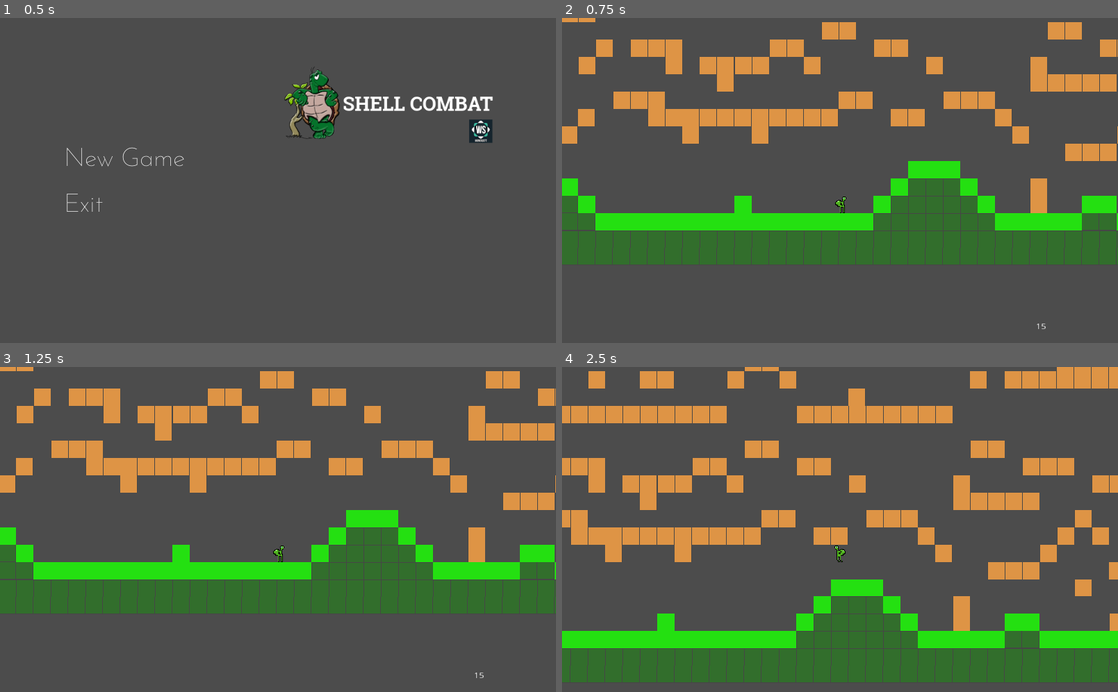
Above: before the commit, frames 1-4 (two rows, left to right).
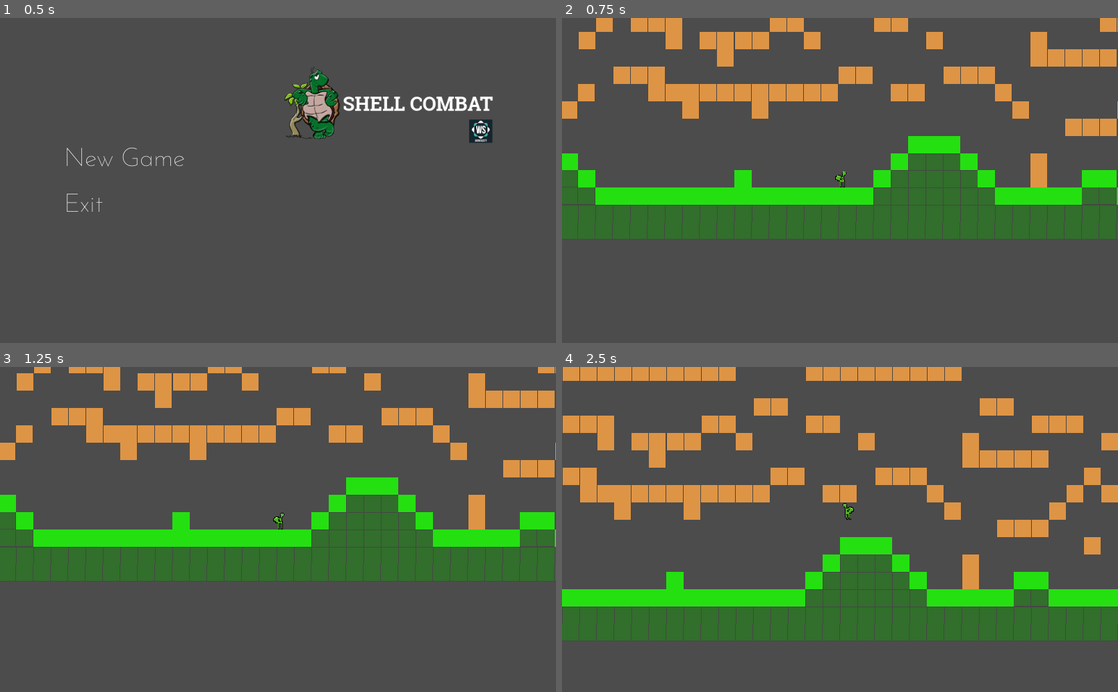
Above: after the commit, the same moments.

Repository: llister15/SCDM
Game: Godot game, scene res://Scenes/Menu/Main Menu.tscn
Same seed, same stepped clock (60 frames per second), same inputs: the game is played once before the commit and once after it.
Inputs (mouse positions are in pixels of both pictures, inside the frame that each line leads up to):
- Up to frame 1 (0.5 s): no input
- Up to frame 2 (0.75 s): click "New Game" at 0.5 s
- Up to frame 3 (1.25 s): no input
- Up to frame 4 (2.5 s): move the mouse to (962, 513) at 1.27 s; hold Right (ui_right) from 1.28 s (still down); tap E (Interact) at 1.35 s; tap Space (jump) at 1.52, 2.27 s; move the mouse to (728, 545) at 2.02 s; click (728, 545) at 2.1 s

Frame 1 is identical in both runs. In frame 2, 38% of the frame differs, in the area x 0-100%, y 0-96%; in frame 3, 42%; in frame 4, 52%, in the area x 0-100%, y 0-98%.

Commit message:
gun update

Diff:
--- a/Scenes/Assets/9mm.tscn
+++ b/Scenes/Assets/9mm.tscn
@@ -7,7 +7,7 @@
 
 [node name="9mm" type="RigidBody2D"]
 collision_layer = 4
-collision_mask = 15
+collision_mask = 14
 
 [node name="Sprite" type="Sprite" parent="."]
 scale = Vector2( 0.5, 0.5 )
--- a/Scenes/Assets/player.tscn
+++ b/Scenes/Assets/player.tscn
@@ -107,10 +107,9 @@
 texture = ExtResource( 2 )
 vframes = 3
 hframes = 5
-frame = 1
 
 [node name="Weapon equiper" type="Node2D" parent="Sprite"]
-position = Vector2( 4.86565, 2.76954 )
+position = Vector2( 1.05293, 0.8754 )
 
 [node name="AnimationPlayer" type="AnimationPlayer" parent="."]
 anims/Idle = SubResource( 1 )
@@ -127,22 +126,19 @@
 position = Vector2( 1.05293, -15.133 )
 shape = SubResource( 15 )
 
+[node name="JumpSound" type="AudioStreamPlayer2D" parent="."]
+stream = ExtResource( 3 )
+
 [node name="Camera2D" type="Camera2D" parent="."]
-scale = Vector2( 1.36, 1 )
 current = true
-smoothing_speed = 9.0
-offset_v = -1.0
+smoothing_enabled = true
+smoothing_speed = 8.0
 
 [node name="Label" type="Label" parent="Camera2D"]
-margin_left = 200.0
-margin_top = 200.0
-margin_right = 280.0
-margin_bottom = 220.0
-align = 2
-valign = 1
+margin_left = 360.954
+margin_top = 243.092
+margin_right = 400.954
+margin_bottom = 257.092
 __meta__ = {
 "_edit_use_anchors_": false
 }
-
-[node name="JumpSound" type="AudioStreamPlayer2D" parent="."]
-stream = ExtResource( 3 )
--- a/Scenes/Levels/2nd level.tscn
+++ b/Scenes/Levels/2nd level.tscn
@@ -1,8 +1,8 @@
-[gd_scene load_steps=13 format=2]
-
+[gd_scene load_steps=14 format=2]
+
+[ext_resource path="res://Scripts/Game_manager.gd" type="Script" id=1]
 [ext_resource path="res://Scenes/Assets/player.tscn" type="PackedScene" id=2]
 [ext_resource path="res://Sprites/TileSets/TileSet Asphalt.png" type="Texture" id=3]
-
 
 [sub_resource type="ConvexPolygonShape2D" id=1]
 points = PoolVector2Array( 32, 32, 0, 32, 0, 0, 32, 0 )
@@ -222,7 +222,8 @@
 } ]
 10/z_index = 0
 
-[node name="Test Movement World" type="Node"]
+[node name="2nd Level" type="Node"]
+script = ExtResource( 1 )
 
 [node name="Background" type="Sprite" parent="."]
 position = Vector2( 48.7479, -62.0965 )
--- a/Scenes/Levels/3rd level.tscn
+++ b/Scenes/Levels/3rd level.tscn
@@ -1,5 +1,6 @@
-[gd_scene load_steps=13 format=2]
-
+[gd_scene load_steps=14 format=2]
+
+[ext_resource path="res://Scripts/Game_manager.gd" type="Script" id=1]
 [ext_resource path="res://Scenes/Assets/player.tscn" type="PackedScene" id=2]
 [ext_resource path="res://Sprites/TileSets/TileSet Asphalt.png" type="Texture" id=3]
 
@@ -221,7 +222,8 @@
 } ]
 10/z_index = 0
 
-[node name="Test Movement World" type="Node"]
+[node name="3rd level" type="Node"]
+script = ExtResource( 1 )
 
 [node name="Background" type="Sprite" parent="."]
 position = Vector2( 48.7479, -62.0965 )
--- a/Scenes/Levels/Test Movement World.tscn
+++ b/Scenes/Levels/Test Movement World.tscn
@@ -1,5 +1,6 @@
-[gd_scene load_steps=13 format=2]
-
+[gd_scene load_steps=14 format=2]
+
+[ext_resource path="res://Scripts/Game_manager.gd" type="Script" id=1]
 [ext_resource path="res://Scenes/Assets/player.tscn" type="PackedScene" id=2]
 [ext_resource path="res://Sprites/TileSets/TileSet Asphalt.png" type="Texture" id=3]
 
@@ -222,15 +223,18 @@
 10/z_index = 0
 
 [node name="Test Movement World" type="Node"]
+script = ExtResource( 1 )
 
 [node name="Player" parent="." instance=ExtResource( 2 )]
 position = Vector2( 2, 0 )
+collision_mask = 10
 
 [node name="TileMap" type="TileMap" parent="."]
+z_index = -2
 tile_set = SubResource( 10 )
 cell_size = Vector2( 32, 32 )
 collision_layer = 8
-collision_mask = 0
+collision_mask = 7
 format = 1
 tile_data = PoolIntArray( -1310743, 1610612740, 0, -1376235, 1610612740, 0, -1245207, 1610612740, 0, -1310699, 16106127 …(7366 unchanged characters)…
 
--- a/Scenes/Menu/Main Menu.tscn
+++ b/Scenes/Menu/Main Menu.tscn
@@ -1,9 +1,10 @@
-[gd_scene load_steps=5 format=2]
+[gd_scene load_steps=6 format=2]
 
 [ext_resource path="res://Scenes/Menu/shellcombat-logo.png" type="Texture" id=1]
 [ext_resource path="res://Scenes/Menu/buttons/MenuButton.tscn" type="PackedScene" id=2]
 [ext_resource path="res://Sounds/POL-cheerful-day-short.ogg" type="AudioStream" id=3]
 [ext_resource path="res://Scenes/Menu/buttons/ExitButton.tscn" type="PackedScene" id=4]
+[ext_resource path="res://Scripts/Game_manager.gd" type="Script" id=5]
 
 [node name="TitleScreen" type="Control"]
 anchor_right = 1.0
@@ -12,6 +13,7 @@
 margin_top = 3.1579
 margin_right = -2.10522
 margin_bottom = 3.1579
+script = ExtResource( 5 )
 __meta__ = {
 "_edit_use_anchors_": false
 }
--- a/Scripts/Game_Manager.gd
+++ b/Scripts/Game_Manager.gd
@@ -1,10 +1 @@
 extends Node
-
-
-func _ready():
-	var new_player = preload('res://Scenes/Assets/player.tscn').instance()
-	new_player.name = str(get_tree().get_network_unique_id())
-	new_player.set_network_master(get_tree().get_network_unique_id())
-	get_tree().get_root().add_child(new_player)
-	#var info = Network.self_data
-	new_player.init(info.name, info.position, false)
--- a/Scripts/Glock19.gd
+++ b/Scripts/Glock19.gd
@@ -29,14 +29,12 @@
 	var shoot_gun = Input.is_action_just_pressed("fire1")
 	var reload = Input.is_action_just_pressed("Reload")
 	var bullet_instance = bullet_scene.instance()
-	var bullet_rotation = get_angle_to(get_global_mouse_position()) + self.get_rotation()
-	bullet_instance.set_rotation(bullet_rotation)
-	bullet_instance.set_position(self.global_position)
 	mouseTarget = get_global_mouse_position() - $"Muzzle Position".global_position
-
-#	print(str(Vector2($"Muzzle Position".global_position)))
-	print(mouseTarget.normalized())
-
+	#print(mouseTarget)
+#	if mouseTarget.x > 0:
+#		$"Muzzle Position".position = $"Muzzle Position".global_position
+#	else:
+#		$"Muzzle Position".position = $"Muzzle Position".position
 	if shoot_gun:
 		if fire_rate <= 0 and mag_size > 0:
 			fire_rate = FIRE_RATE_MAX
@@ -48,4 +46,5 @@
 
 
 	if reload:
+		yield(get_tree().create_timer(RELOAD_TIME_MAX), "timeout")
 		mag_size = MAG_SIZE_MAX
--- a/Scripts/player.gd
+++ b/Scripts/player.gd
@@ -12,29 +12,18 @@
 # Character Stats
 const MAX_HP: int = 100
 export var hp: int = MAX_HP
-export var armour: int = 0
+const MAX_ARMOUR: int = 50
+export var armour: int = MAX_ARMOUR
 #animation machine
 var state_machine
 #loading weapons
 var g19_scene = preload("res://Scenes/Assets/Glock19.tscn")
 var g19_Gun = g19_scene.instance()
-
-##Max values
-#var RELOAD_TIME_MAX: float = 0.5
-#var MAG_SIZE_MAX: int = 20
-#var FIRE_RATE_MAX: float = 0.5
-##varible values
-#var reload_time: float = 0.0
-#var mag_size: int = 20
-#var fire_rate: float = 0.5
-#
-#func _process(delta: float) -> void:
-#	fire_rate -= delta
-#	print(fire_rate)
+var weapon_equiped: bool = false
+var weapon_equiperoffset
 
 func _ready():
 	state_machine = $AnimationTree.get("parameters/playback")
-	pass
 
 func _physics_process(delta):
 	movement()
@@ -88,13 +77,23 @@
 
 func spawn_Weapon():
 	var spawn_gun = Input.is_action_just_pressed("fire2")
-	mouseTarget = get_global_mouse_position() - get_global_position()
+	mouseTarget = get_global_mouse_position() - $"Sprite/Weapon equiper".global_position
+	weapon_equiperoffset = get_global_mouse_position() - $"Sprite/Weapon equiper".global_position
+	weapon_equiperoffset = weapon_equiperoffset.normalized() * 10
+	print(atan2(mouseTarget.y, mouseTarget.x))
 	if spawn_gun:
-		get_tree().get_root().add_child(g19_Gun)
-	g19_Gun.position = $"Sprite/Weapon equiper".global_position
-	g19_Gun.rotation = atan2(mouseTarget.y, mouseTarget.x)
-	get_node("Camera2D/Label").text = str(g19_Gun.mag_size)
+		get_node("Sprite/Weapon equiper").add_child(g19_Gun)
 
+	if mouseTarget.x < 0:
+		g19_Gun.position = $"Sprite/Weapon equiper".position - weapon_equiperoffset
+		g19_Gun.get_node("Muzzle Position").position.x = -9.6
+		g19_Gun.get_node("Sprite").set_flip_h(true)
+#		g19_Gun.rotation =
+	else:
+		g19_Gun.position = $"Sprite/Weapon equiper".position + weapon_equiperoffset
+		g19_Gun.get_node("Muzzle Position").position.x = 9.6
+		g19_Gun.get_node("Sprite").set_flip_h(false)
+		g19_Gun.rotation = atan2(mouseTarget.y, mouseTarget.x)
 
 func equip_Weapon():
 	var equip = Input.is_action_just_pressed("Interact")
--- a/project.godot
+++ b/project.godot
@@ -26,6 +26,7 @@
 
 [display]
 
+window/size/resizable=false
 window/size/always_on_top=true
 window/stretch/mode="2d"
 window/stretch/aspect="keep"
